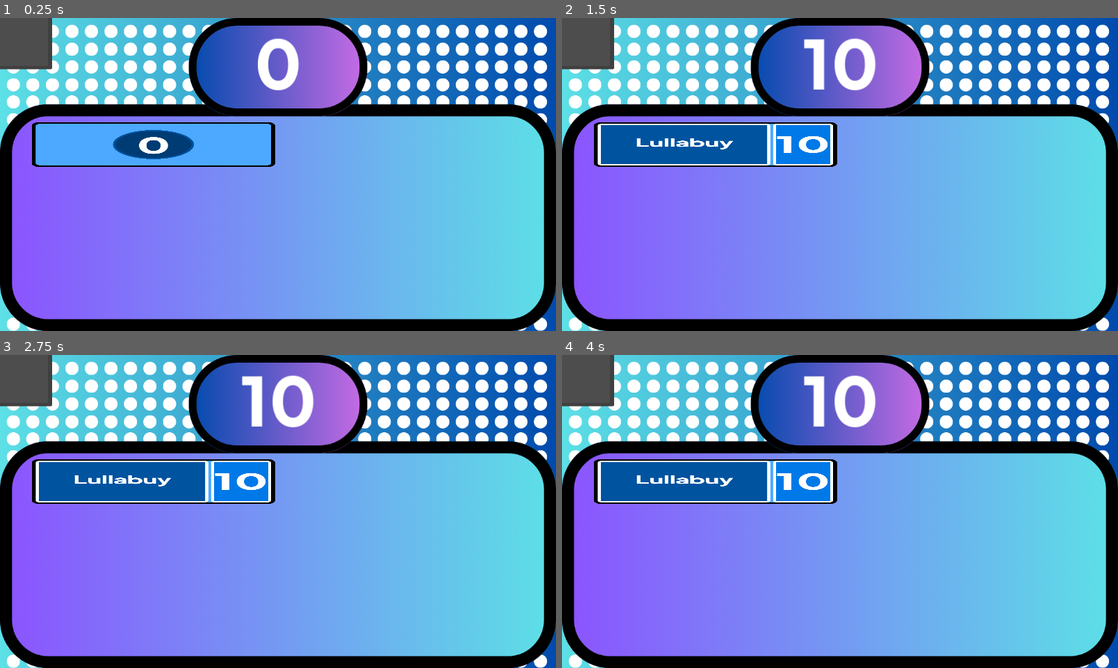
Above: before the commit, frames 1-4 (two rows, left to right).
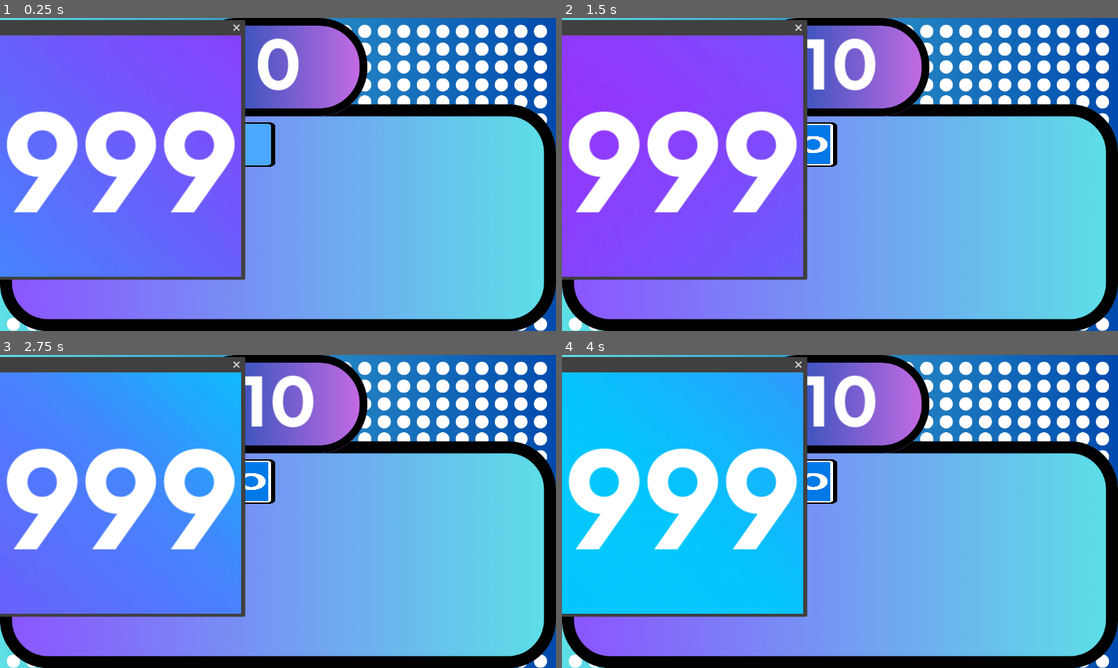
Above: after the commit, the same moments.

Repository: NathanKugler/librescu-feud
Game: Godot game, scene res://scenes/gameshow.tscn
The game is run twice, just before and just after one commit, with the same random seed, the same clock (stepped at 60 frames per second) and the same inputs.
Inputs:
- Up to frame 1 (0.25 s): no input
- Up to frame 2 (1.5 s): tap 0 (button) at 0.6 s; tap Enter at 1.25 s; tap 1 (button_1) at 1.35 s
- Up to frame 3 (2.75 s): tap Space at 2 s; tap 2 (button_2) at 2.1 s
- Up to frame 4 (4 s): tap 3 (button_3) at 2.85 s; tap 4 (button_4) at 3.6 s

The runs differ from the first frame. In frame 1, 36% of the frame differs, in the area x 0-45%, y 0-84%; in frame 2, 35%; in frame 3, 36%; in frame 4, 36%.

Commit message:
added the background and number counter to the family A scoreboard

Diff:
--- a/scenes/family_a.tscn
+++ b/scenes/family_a.tscn
@@ -1,10 +1,347 @@
-[gd_scene load_steps=2 format=3 uid="uid://dekjombvt1psv"]
+[gd_scene load_steps=80 format=3 uid="uid://dekjombvt1psv"]
 
 [ext_resource type="Script" path="res://scenes/family_a.gd" id="1_egbcn"]
+[ext_resource type="Texture2D" uid="uid://c6eap8xya8avc" path="res://assets/Family_A/output-000.png" id="2_12k65"]
+[ext_resource type="FontFile" uid="uid://bnmvfl5t4ffyr" path="res://assets/Board/fonts/PlusJakartaDisplay-Bold.otf" id="3_ak5s0"]
+[ext_resource type="Texture2D" uid="uid://gk0pwq70iaod" path="res://assets/Family_A/output-001.png" id="3_obucb"]
+[ext_resource type="Texture2D" uid="uid://dkiasevtxk5m0" path="res://assets/Family_A/output-002.png" id="4_st47l"]
+[ext_resource type="Texture2D" uid="uid://b0vo0fo7h7qwi" path="res://assets/Family_A/output-003.png" id="5_slftl"]
+[ext_resource type="Texture2D" uid="uid://yvewgi1ewjap" path="res://assets/Family_A/output-004.png" id="6_huvap"]
+[ext_resource type="Texture2D" uid="uid://b371vrpawfghp" path="res://assets/Family_A/output-005.png" id="7_ys8s5"]
+[ext_resource type="Texture2D" uid="uid://fpgejpjg45s" path="res://assets/Family_A/output-006.png" id="8_gq2hb"]
+[ext_resource type="Texture2D" uid="uid://o6nkiq235np2" path="res://assets/Family_A/output-007.png" id="9_80g1g"]
+[ext_resource type="Texture2D" uid="uid://dfmcnpjg8pqrp" path="res://assets/Family_A/output-008.png" id="10_rxqcx"]
+[ext_resource type="Texture2D" uid="uid://b0kttmgna37wk" path="res://assets/Family_A/output-009.png" id="11_lqqn1"]
+[ext_resource type="Texture2D" uid="uid://xp7qbmeeow7d" path="res://assets/Family_A/output-010.png" id="12_i8vi8"]
+[ext_resource type="Texture2D" uid="uid://c0cnvbwij208d" path="res://assets/Family_A/output-011.png" id="13_l54kk"]
+[ext_resource type="Texture2D" uid="uid://dqdoracddty38" path="res://assets/Family_A/output-012.png" id="14_76nnb"]
+[ext_resource type="Texture2D" uid="uid://ckddsajqjd804" path="res://assets/Family_A/output-013.png" id="15_xiw0r"]
+[ext_resource type="Texture2D" uid="uid://5dwj6uf0q6g0" path="res://assets/Family_A/output-014.png" id="16_cfgrh"]
+[ext_resource type="Texture2D" uid="uid://7pgsdt3rj2m3" path="res://assets/Family_A/output-015.png" id="17_f5h6p"]
+[ext_resource type="Texture2D" uid="uid://blj14pukil1jl" path="res://assets/Family_A/output-016.png" id="18_afb8j"]
+[ext_resource type="Texture2D" uid="uid://b018ibjqeo3yd" path="res://assets/Family_A/output-017.png" id="19_mqg0x"]
+[ext_resource type="Texture2D" uid="uid://bshsig3rfod7y" path="res://assets/Family_A/output-018.png" id="20_osbhl"]
+[ext_resource type="Texture2D" uid="uid://fg6nnqhnk2c1" path="res://assets/Family_A/output-019.png" id="21_354xb"]
+[ext_resource type="Texture2D" uid="uid://dhrw71ayjx7ab" path="res://assets/Family_A/output-020.png" id="22_385k5"]
+[ext_resource type="Texture2D" uid="uid://bt2jh3dwq70ns" path="res://assets/Family_A/output-021.png" id="23_vsx68"]
+[ext_resource type="Texture2D" uid="uid://ddxerpfhsa6lj" path="res://assets/Family_A/output-022.png" id="24_0gu0n"]
+[ext_resource type="Texture2D" uid="uid://cyf4h4wwfl1p6" path="res://assets/Family_A/output-023.png" id="25_xhf7d"]
+[ext_resource type="Texture2D" uid="uid://86v56rsd7fjv" path="res://assets/Family_A/output-024.png" id="26_cnan6"]
+[ext_resource type="Texture2D" uid="uid://dwf27vry7b3qo" path="res://assets/Family_A/output-025.png" id="27_vj57x"]
+[ext_resource type="Texture2D" uid="uid://dnrm5kv44oyhk" path="res://assets/Family_A/output-026.png" id="28_k5olj"]
+[ext_resource type="Texture2D" uid="uid://bw73sncmqq0ny" path="res://assets/Family_A/output-027.png" id="29_j8yei"]
+[ext_resource type="Texture2D" uid="uid://fjjhnswk1tkb" path="res://assets/Family_A/output-028.png" id="30_dr2dk"]
+[ext_resource type="Texture2D" uid="uid://ed3jvd1eaunp" path="res://assets/Family_A/output-029.png" id="31_8yxar"]
+[ext_resource type="Texture2D" uid="uid://cciwsk7h31ryn" path="res://assets/Family_A/output-030.png" id="32_qbt6j"]
+[ext_resource type="Texture2D" uid="uid://dqjo2e1fp72nn" path="res://assets/Family_A/output-031.png" id="33_6r6t4"]
+[ext_resource type="Texture2D" uid="uid://b2lb5kn7cyji2" path="res://assets/Family_A/output-032.png" id="34_tvrap"]
+[ext_resource type="Texture2D" uid="uid://b5iju16b15acf" path="res://assets/Family_A/output-033.png" id="35_8cxj4"]
+[ext_resource type="Texture2D" uid="uid://cr1frclpw7y7j" path="res://assets/Family_A/output-034.png" id="36_x7634"]
+[ext_resource type="Texture2D" uid="uid://b3o1gkv45vnjx" path="res://assets/Family_A/output-035.png" id="37_qrqhy"]
+[ext_resource type="Texture2D" uid="uid://bl7hloxyryiro" path="res://assets/Family_A/output-036.png" id="38_aaemh"]
+[ext_resource type="Texture2D" uid="uid://d4e65rprpvfmt" path="res://assets/Family_A/output-037.png" id="39_gngi3"]
+[ext_resource type="Texture2D" uid="uid://cfg3hixcrdf5y" path="res://assets/Family_A/output-038.png" id="40_h2g3a"]
+[ext_resource type="Texture2D" uid="uid://cx7hooqj3cw4f" path="res://assets/Family_A/output-039.png" id="41_0i7ad"]
+[ext_resource type="Texture2D" uid="uid://cdrs6dbthp024" path="res://assets/Family_A/output-040.png" id="42_3g4o0"]
+[ext_resource type="Texture2D" uid="uid://cis5utuexca0s" path="res://assets/Family_A/output-041.png" id="43_umbxc"]
+[ext_resource type="Texture2D" uid="uid://ctknnu4660yld" path="res://assets/Family_A/output-042.png" id="44_wjj4k"]
+[ext_resource type="Texture2D" uid="uid://6rvi45bds8ca" path="res://assets/Family_A/output-043.png" id="45_ie03h"]
+[ext_resource type="Texture2D" uid="uid://bcyfjavrixyhd" path="res://assets/Family_A/output-044.png" id="46_uu2nn"]
+[ext_resource type="Texture2D" uid="uid://bs57xvbqqmpj" path="res://assets/Family_A/output-045.png" id="47_ymw4h"]
+[ext_resource type="Texture2D" uid="uid://bs1ivyvnhmdim" path="res://assets/Family_A/output-046.png" id="48_wn4hy"]
+[ext_resource type="Texture2D" uid="uid://dawof2b5u37m8" path="res://assets/Family_A/output-047.png" id="49_ngvtv"]
+[ext_resource type="Texture2D" uid="uid://b8k01ejxtsnw1" path="res://assets/Family_A/output-048.png" id="50_1stme"]
+[ext_resource type="Texture2D" uid="uid://d4mtyku2e0wox" path="res://assets/Family_A/output-049.png" id="51_7xx0w"]
+[ext_resource type="Texture2D" uid="uid://di8uj5757k4qf" path="res://assets/Family_A/output-050.png" id="52_0tg7f"]
+[ext_resource type="Texture2D" uid="uid://db4xj4du3nphl" path="res://assets/Family_A/output-051.png" id="53_xd1wq"]
+[ext_resource type="Texture2D" uid="uid://cjbkm14lpv7r7" path="res://assets/Family_A/output-052.png" id="54_wx46n"]
+[ext_resource type="Texture2D" uid="uid://yqrjqy2x36vu" path="res://assets/Family_A/output-053.png" id="55_mmm0s"]
+[ext_resource type="Texture2D" uid="uid://dyv4md8ls5yty" path="res://assets/Family_A/output-054.png" id="56_sudpq"]
+[ext_resource type="Texture2D" uid="uid://thexg75gu0wt" path="res://assets/Family_A/output-055.png" id="57_rxwvm"]
+[ext_resource type="Texture2D" uid="uid://c8c6eqgh3ggmu" path="res://assets/Family_A/output-056.png" id="58_s7keg"]
+[ext_resource type="Texture2D" uid="uid://c0bvm6bpu5ucu" path="res://assets/Family_A/output-057.png" id="59_ephxy"]
+[ext_resource type="Texture2D" uid="uid://oel8u86sxal4" path="res://assets/Family_A/output-058.png" id="60_gcdrq"]
+[ext_resource type="Texture2D" uid="uid://c5wvgmydk7xkl" path="res://assets/Family_A/output-059.png" id="61_mp6xg"]
+[ext_resource type="Texture2D" uid="uid://ctsgumoys0ywt" path="res://assets/Family_A/output-060.png" id="62_samwm"]
+[ext_resource type="Texture2D" uid="uid://cpwpty8cgcn1p" path="res://assets/Family_A/output-061.png" id="63_t37is"]
+[ext_resource type="Texture2D" uid="uid://mxyog26mh8t3" path="res://assets/Family_A/output-062.png" id="64_nxi5g"]
+[ext_resource type="Texture2D" uid="uid://dfkrmclomiaal" path="res://assets/Family_A/output-063.png" id="65_dc4mo"]
+[ext_resource type="Texture2D" uid="uid://xjgmb5luvvh" path="res://assets/Family_A/output-064.png" id="66_j2h68"]
+[ext_resource type="Texture2D" uid="uid://324xlnjrvge3" path="res://assets/Family_A/output-065.png" id="67_rb0nm"]
+[ext_resource type="Texture2D" uid="uid://guifbnm2gkcj" path="res://assets/Family_A/output-066.png" id="68_vhv2f"]
+[ext_resource type="Texture2D" uid="uid://xnshuxcn5mnc" path="res://assets/Family_A/output-067.png" id="69_t2nvm"]
+[ext_resource type="Texture2D" uid="uid://d0l162wsh3k78" path="res://assets/Family_A/output-068.png" id="70_e2wcl"]
+[ext_resource type="Texture2D" uid="uid://b6lftd7srlfff" path="res://assets/Family_A/output-069.png" id="71_m3e45"]
+[ext_resource type="Texture2D" uid="uid://c2ko1006qnkdd" path="res://assets/Family_A/output-070.png" id="72_u88pd"]
+[ext_resource type="Texture2D" uid="uid://c520cikxux0eo" path="res://assets/Family_A/output-071.png" id="73_k43bt"]
+[ext_resource type="Texture2D" uid="uid://bd24e2t20hs5o" path="res://assets/Family_A/output-072.png" id="74_4wmod"]
+[ext_resource type="Texture2D" uid="uid://cvrxqh20l54t0" path="res://assets/Family_A/output-073.png" id="75_ygrbq"]
+[ext_resource type="Texture2D" uid="uid://b48vmmu8wtw24" path="res://assets/Family_A/output-074.png" id="76_nh7ge"]
+
+[sub_resource type="SpriteFrames" id="SpriteFrames_yt1cn"]
+animations = [{
+"frames": [{
+"duration": 1.0,
+"texture": ExtResource("2_12k65")
+}, {
+"duration": 1.0,
+"texture": ExtResource("3_obucb")
+}, {
+"duration": 1.0,
+"texture": ExtResource("4_st47l")
+}, {
+"duration": 1.0,
+"texture": ExtResource("5_slftl")
+}, {
+"duration": 1.0,
+"texture": ExtResource("6_huvap")
+}, {
+"duration": 1.0,
+"texture": ExtResource("7_ys8s5")
+}, {
+"duration": 1.0,
+"texture": ExtResource("8_gq2hb")
+}, {
+"duration": 1.0,
+"texture": ExtResource("9_80g1g")
+}, {
+"duration": 1.0,
+"texture": ExtResource("10_rxqcx")
+}, {
+"duration": 1.0,
+"texture": ExtResource("11_lqqn1")
+}, {
+"duration": 1.0,
+"texture": ExtResource("12_i8vi8")
+}, {
+"duration": 1.0,
+"texture": ExtResource("13_l54kk")
+}, {
+"duration": 1.0,
+"texture": ExtResource("14_76nnb")
+}, {
+"duration": 1.0,
+"texture": ExtResource("15_xiw0r")
+}, {
+"duration": 1.0,
+"texture": ExtResource("16_cfgrh")
+}, {
+"duration": 1.0,
+"texture": ExtResource("17_f5h6p")
+}, {
+"duration": 1.0,
+"texture": ExtResource("18_afb8j")
+}, {
+"duration": 1.0,
+"texture": ExtResource("19_mqg0x")
+}, {
+"duration": 1.0,
+"texture": ExtResource("20_osbhl")
+}, {
+"duration": 1.0,
+"texture": ExtResource("21_354xb")
+}, {
+"duration": 1.0,
+"texture": ExtResource("22_385k5")
+}, {
+"duration": 1.0,
+"texture": ExtResource("23_vsx68")
+}, {
+"duration": 1.0,
+"texture": ExtResource("24_0gu0n")
+}, {
+"duration": 1.0,
+"texture": ExtResource("25_xhf7d")
+}, {
+"duration": 1.0,
+"texture": ExtResource("26_cnan6")
+}, {
+"duration": 1.0,
+"texture": ExtResource("27_vj57x")
+}, {
+"duration": 1.0,
+"texture": ExtResource("28_k5olj")
+}, {
+"duration": 1.0,
+"texture": ExtResource("29_j8yei")
+}, {
+"duration": 1.0,
+"texture": ExtResource("30_dr2dk")
+}, {
+"duration": 1.0,
+"texture": ExtResource("31_8yxar")
+}, {
+"duration": 1.0,
+"texture": ExtResource("32_qbt6j")
+}, {
+"duration": 1.0,
+"texture": ExtResource("33_6r6t4")
+}, {
+"duration": 1.0,
+"texture": ExtResource("34_tvrap")
+}, {
+"duration": 1.0,
+"texture": ExtResource("35_8cxj4")
+}, {
+"duration": 1.0,
+"texture": ExtResource("36_x7634")
+}, {
+"duration": 1.0,
+"texture": ExtResource("37_qrqhy")
+}, {
+"duration": 1.0,
+"texture": ExtResource("38_aaemh")
+}, {
+"duration": 1.0,
+"texture": ExtResource("39_gngi3")
+}, {
+"duration": 1.0,
+"texture": ExtResource("40_h2g3a")
+}, {
+"duration": 1.0,
+"texture": ExtResource("41_0i7ad")
+}, {
+"duration": 1.0,
+"texture": ExtResource("42_3g4o0")
+}, {
+"duration": 1.0,
+"texture": ExtResource("43_umbxc")
+}, {
+"duration": 1.0,
+"texture": ExtResource("44_wjj4k")
+}, {
+"duration": 1.0,
+"texture": ExtResource("45_ie03h")
+}, {
+"duration": 1.0,
+"texture": ExtResource("46_uu2nn")
+}, {
+"duration": 1.0,
+"texture": ExtResource("47_ymw4h")
+}, {
+"duration": 1.0,
+"texture": ExtResource("48_wn4hy")
+}, {
+"duration": 1.0,
+"texture": ExtResource("49_ngvtv")
+}, {
+"duration": 1.0,
+"texture": ExtResource("50_1stme")
+}, {
+"duration": 1.0,
+"texture": ExtResource("51_7xx0w")
+}, {
+"duration": 1.0,
+"texture": ExtResource("52_0tg7f")
+}, {
+"duration": 1.0,
+"texture": ExtResource("53_xd1wq")
+}, {
+"duration": 1.0,
+"texture": ExtResource("54_wx46n")
+}, {
+"duration": 1.0,
+"texture": ExtResource("55_mmm0s")
+}, {
+"duration": 1.0,
+"texture": ExtResource("56_sudpq")
+}, {
+"duration": 1.0,
+"texture": ExtResource("57_rxwvm")
+}, {
+"duration": 1.0,
+"texture": ExtResource("58_s7keg")
+}, {
+"duration": 1.0,
+"texture": ExtResource("59_ephxy")
+}, {
+"duration": 1.0,
+"texture": ExtResource("60_gcdrq")
+}, {
+"duration": 1.0,
+"texture": ExtResource("61_mp6xg")
+}, {
+"duration": 1.0,
+"texture": ExtResource("62_samwm")
+}, {
+"duration": 1.0,
+"texture": ExtResource("63_t37is")
+}, {
+"duration": 1.0,
+"texture": ExtResource("64_nxi5g")
+}, {
+"duration": 1.0,
+"texture": ExtResource("65_dc4mo")
+}, {
+"duration": 1.0,
+"texture": ExtResource("66_j2h68")
+}, {
+"duration": 1.0,
+"texture": ExtResource("67_rb0nm")
+}, {
+"duration": 1.0,
+"texture": ExtResource("68_vhv2f")
+}, {
+"duration": 1.0,
+"texture": ExtResource("69_t2nvm")
+}, {
+"duration": 1.0,
+"texture": ExtResource("70_e2wcl")
+}, {
+"duration": 1.0,
+"texture": ExtResource("71_m3e45")
+}, {
+"duration": 1.0,
+"texture": ExtResource("72_u88pd")
+}, {
+"duration": 1.0,
+"texture": ExtResource("73_k43bt")
+}, {
+"duration": 1.0,
+"texture": ExtResource("74_4wmod")
+}, {
+"duration": 1.0,
+"texture": ExtResource("75_ygrbq")
+}, {
+"duration": 1.0,
+"texture": ExtResource("76_nh7ge")
+}],
+"loop": true,
+"name": &"default",
+"speed": 15.0
+}]
+
+[sub_resource type="Theme" id="Theme_bebmu"]
+default_font = ExtResource("3_ak5s0")
+default_font_size = 275
 
 [node name="Family A" type="Window"]
+position = Vector2i(0, 36)
+size = Vector2i(500, 500)
+content_scale_mode = 1
 script = ExtResource("1_egbcn")
 
-[node name="Sprite2D" type="Sprite2D" parent="."]
+[node name="AnimatedSprite2D" type="AnimatedSprite2D" parent="."]
+scale = Vector2(2.035, 2.035)
+sprite_frames = SubResource("SpriteFrames_yt1cn")
+autoplay = "default"
+frame = 40
+frame_progress = 0.887867
+
+[node name="Label" type="Label" parent="."]
+anchors_preset = 8
+anchor_left = 0.5
+anchor_top = 0.5
+anchor_right = 0.5
+anchor_bottom = 0.5
+offset_left = -23.5
+offset_top = -13.0
+offset_right = 23.5
+offset_bottom = 13.0
+grow_horizontal = 2
+grow_vertical = 2
+theme = SubResource("Theme_bebmu")
+text = "999"
+horizontal_alignment = 1
 
 [connection signal="close_requested" from="." to="." method="_on_close_requested"]
Binary file added: assets/Family_A/output-000.png
Not shown, added: assets/Family_A/output-000.png.import
Binary file added: assets/Family_A/output-001.png
Not shown, added: assets/Family_A/output-001.png.import
Binary file added: assets/Family_A/output-002.png
Not shown, added: assets/Family_A/output-002.png.import
Binary file added: assets/Family_A/output-003.png
Not shown, added: assets/Family_A/output-003.png.import
Binary file added: assets/Family_A/output-004.png
Not shown, added: assets/Family_A/output-004.png.import
Binary file added: assets/Family_A/output-005.png
Not shown, added: assets/Family_A/output-005.png.import
(and 142 more such lines)
